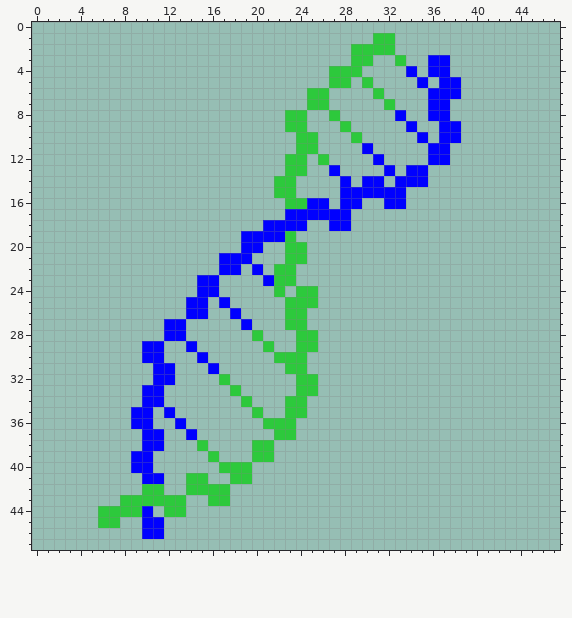
Pixel-art sprite -- MGX-Nodes/src/main/resources/de/cebitec/mgx/gui/nodes/DNAExtract48.png. This is how it looked before the edit.
The file is 48x48 pixels.
After:
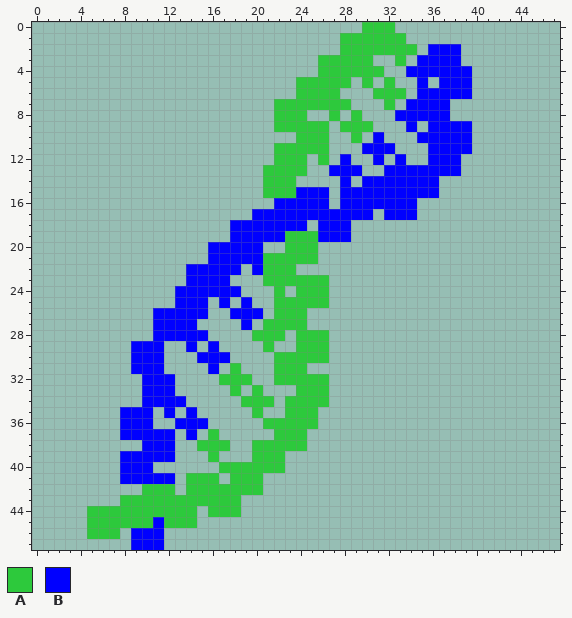
Palette (. is transparent): A #2dc93c  B #0000ff
Difference:
y 0: x 30..32 ... -> AAA
y 1: x 28..30 ... -> AAA; x 33 . -> A
y 2: x 28 . -> A; x 33..34 .. -> AA; x 36..38 ... -> BBB
y 3: x 26..28 ... -> AAA; x 35 . -> B; x 38 . -> B
y 4: x 26 . -> A; x 30..31 .. -> AA; x 35 . -> B; x 38..39 .. -> BB
y 5: x 24..26 ... -> AAA; x 32 . -> A; x 39 . -> B
y 6: x 24 . -> A; x 27 . -> A; x 32..33 .. -> AA; x 35 . -> B; x 39 . -> B
y 7: x 22..24 ... -> AAA; x 27..28 .. -> AA; x 34..35 .. -> BB
y 8: x 22 . -> A; x 29 . -> A; x 34..35 .. -> BB
y 9: x 22 . -> A; x 25..26 .. -> AA; x 29..30 .. -> AA; x 36 . -> B; x 39 . -> B
y 10: x 26 . -> A; x 31 . -> B; x 36 . -> B; x 39 . -> B
y 11: x 22..23 .. -> AA; x 26 . -> A; x 31..32 .. -> BB; x 38..39 .. -> BB
y 12: x 22 . -> A; x 28 . -> B; x 33 . -> B; x 38 . -> B
y 13: x 21..22 .. -> AA; x 28..29 .. -> BB; x 33 . -> B; x 36..38 ... -> BBB
y 14: x 21 . -> A; x 32 . -> B; x 36 . -> B
y 15: x 21 . -> A; x 24..26 ... -> BBB; x 34..36 ... -> BBB
y 16: x 22..24 .AA -> BBB; x 30..31 .. -> BB; x 34 . -> B
y 17: x 20..22 ... -> BBB; x 29..30 .. -> BB; x 32..34 ... -> BBB
y 18: x 18..20 ... -> BBB; x 26 . -> B
y 19: x 18 . -> B; x 24..28 ..... -> AABBB
y 20: x 16..18 ... -> BBB; x 25 . -> A
y 21: x 16 . -> B; x 20..22 ... -> BAA; x 25 . -> A
y 22: x 14..16 ... -> BBB; x 21 . -> A
y 23: x 14 . -> B; x 17 . -> B; x 21 B -> A; x 24..26 ... -> AAA
y 24: x 13..14 .. -> BB; x 17..18 .. -> BB; x 26 . -> A
y 25: x 13 . -> B; x 19 . -> B; x 22 . -> A; x 26 . -> A
y 26: x 11..13 ... -> BBB; x 19..20 .. -> BB; x 22 . -> A
y 27: x 11 . -> B; x 14 . -> B; x 21..22 .. -> AA
y 28: x 11 . -> B; x 14..15 .. -> BB; x 21..22 .. -> AA; x 26 . -> A
y 29: x 9 . -> B; x 16 . -> B; x 26 . -> A
y 30: x 9 . -> B; x 16..17 .. -> BB; x 25..26 .. -> AA
y 31: x 9..10 .. -> BB; x 12 B -> .; x 18 . -> A; x 22 . -> A
y 32: x 10 . -> B; x 18..19 .. -> AA; x 22..23 .. -> AA; x 26 . -> A
y 33: x 12 . -> B; x 20 . -> A; x 26 . -> A
y 34: x 12..13 .. -> BB; x 20..21 .. -> AA; x 25..26 .. -> AA
y 35: x 8 . -> B; x 14 . -> B; x 25 . -> A
y 36: x 8 . -> B; x 14..15 .. -> BB; x 24..25 .. -> AA
y 37: x 8..9 .. -> BB; x 12 . -> B; x 16 . -> A; x 24 . -> A
y 38: x 12 . -> B; x 16..17 .. -> AA; x 22..24 ... -> AAA
y 39: x 8 . -> B; x 11..12 .. -> BB; x 22 . -> A
y 40: x 8 . -> B; x 20..22 ... -> AAA
y 41: x 8..9 .. -> BB; x 12 . -> B; x 16 . -> A; x 20 . -> A
y 42: x 12 . -> A; x 18..20 ... -> AAA
y 43: x 14..15 .. -> AA; x 18 . -> A
y 44: x 5 . -> A; x 10..11 B. -> AA; x 14 . -> A; x 16..18 ... -> AAA
y 45: x 5 . -> A; x 8..10 ..B -> AAA; x 12..14 ... -> AAA
y 46: x 5..7 ... -> AAA; x 9 . -> B
y 47: x 9..11 ... -> BBB
